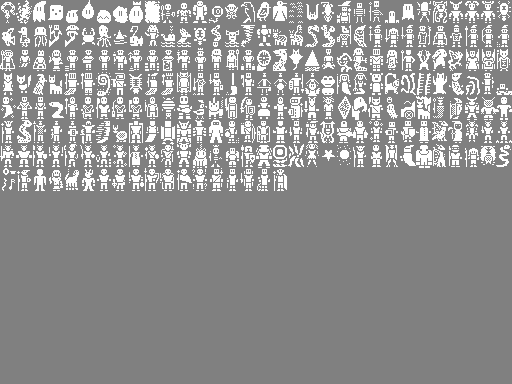
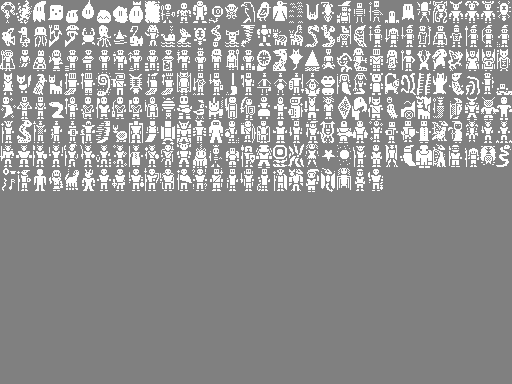
Comparing the layer stacks of the two w=512, h=384 images. Changes:
painted on "Background" over [52, 104, 383, 192]
